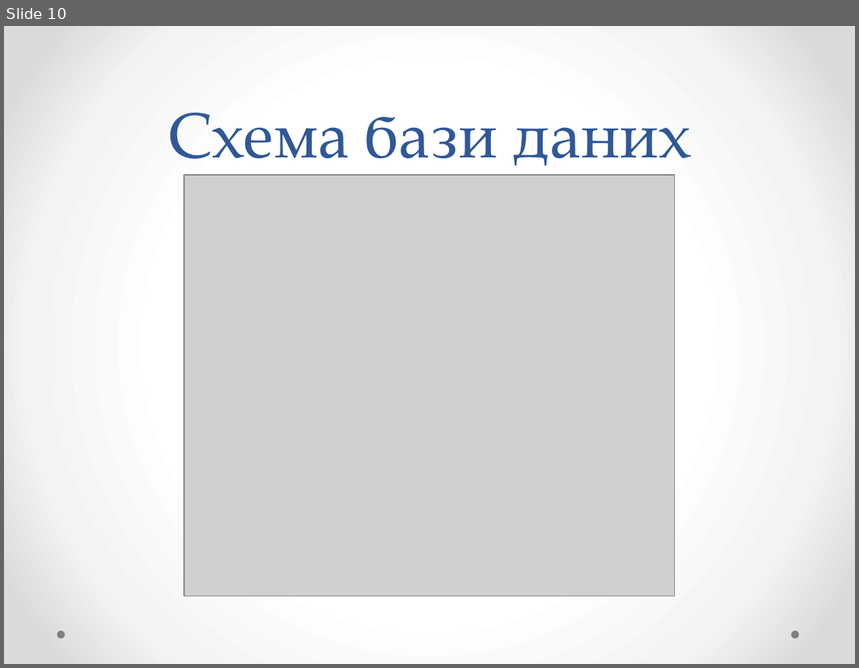
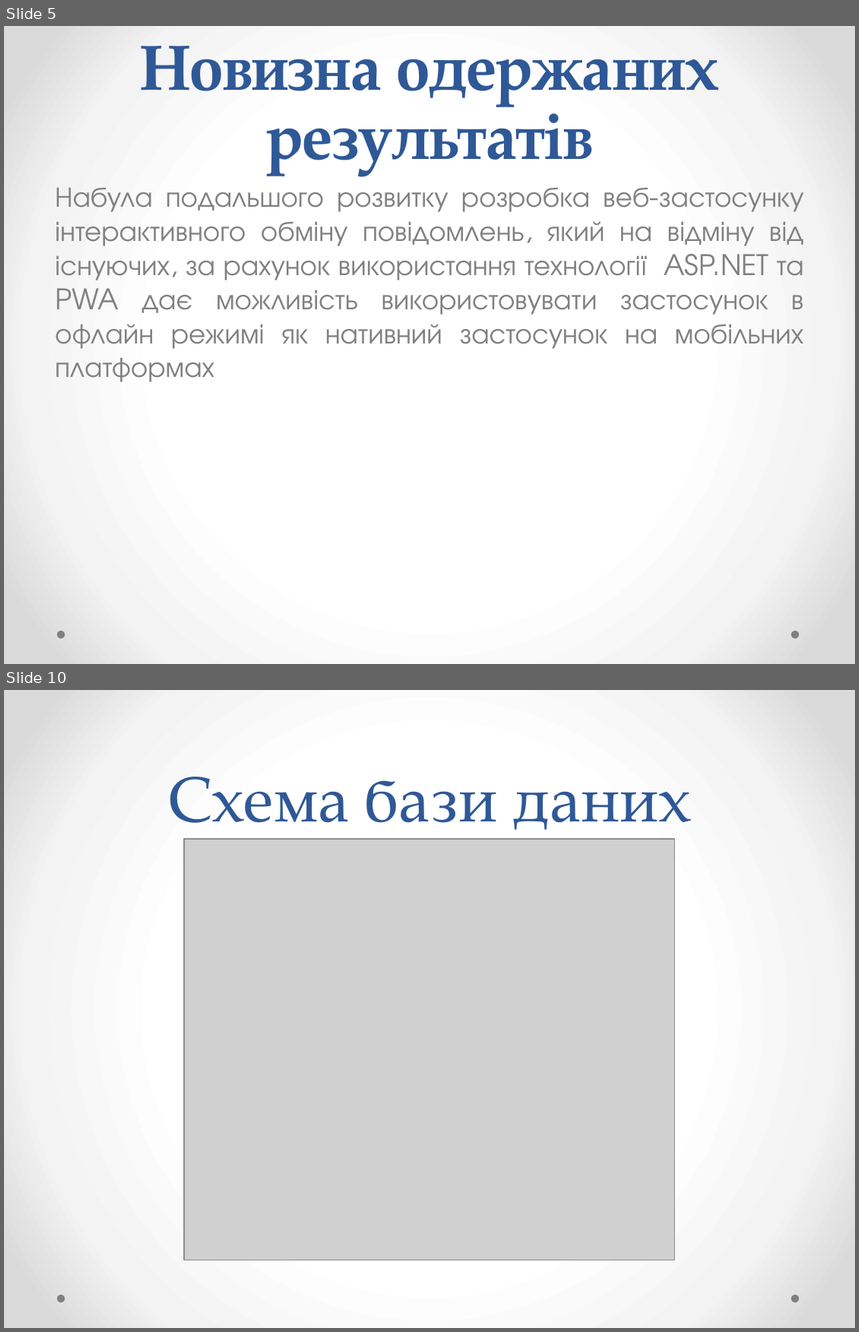
Before and after one commit to YaroslavGozak/University, a slide deck: Диплом/Розробка застосунку Месенджер.pptx. Shown one above the other, each under a label of ours: slide 10 before the commit, slides 5 and 10 after it; the slides between them are not shown. The pictures are 859x668 and 859x1332 pixels, drawn with LibreOffice and Linux fonts; fonts in the diff are those of the drawing; grey boxes stand for pictures. Boxes give left, top, right and bottom in pixels: in the first picture for what was removed or moved away, otherwise in the second. Text is boxed around its words. In the diff, an @@ line names an element or a change of style, - is before the commit and + after.

```diff
--- a/Диплом/Розробка застосунку Месенджер.pptx
+++ b/Диплом/Розробка застосунку Месенджер.pptx
@@ slide 5 added at (4, 26, 855, 664), background gradient #FFFFFF to #F4F4F4 to #DADADA; not listed: 2 template elements that a slide beside it also shows @@
@@ title added at (141, 46, 718, 176), 54 pt, text #2F5897, bold @@
+Новизна одержаних результатів
@@ text added at (55, 188, 804, 382), 24 pt, text #808080 @@
+Набула подальшого розвитку розробка веб-застосунку інтерактивного обміну повідомлень, який на відміну від існуючих, за рахунок використання технології ASP.NET та PWA дає можливість використовувати застосунок в офлайн режимі як нативний застосунок на мобільних платформах
```
Also in this commit, not shown: 3 slides changed, 6 other slides added, 8 slides removed, 5 other files.
